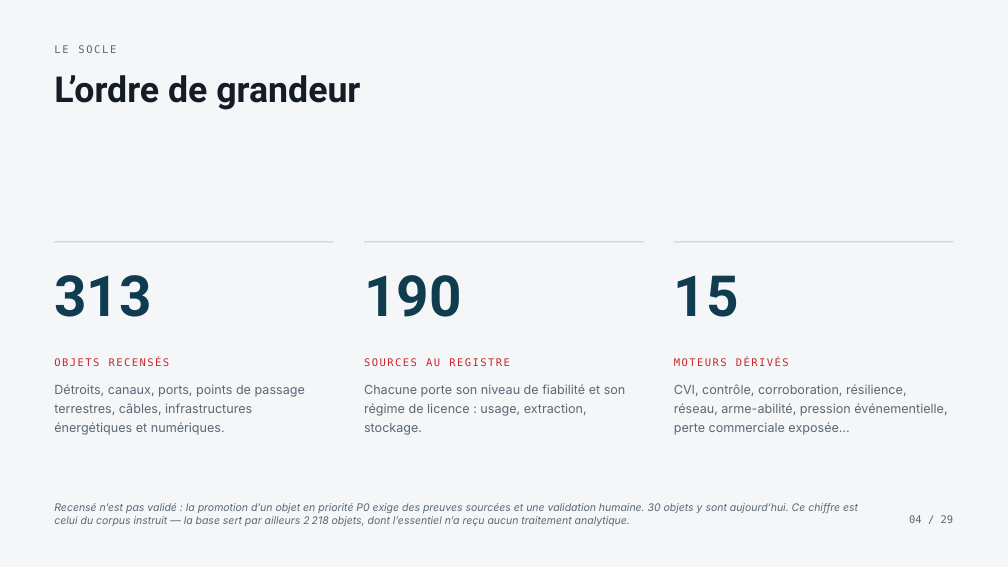
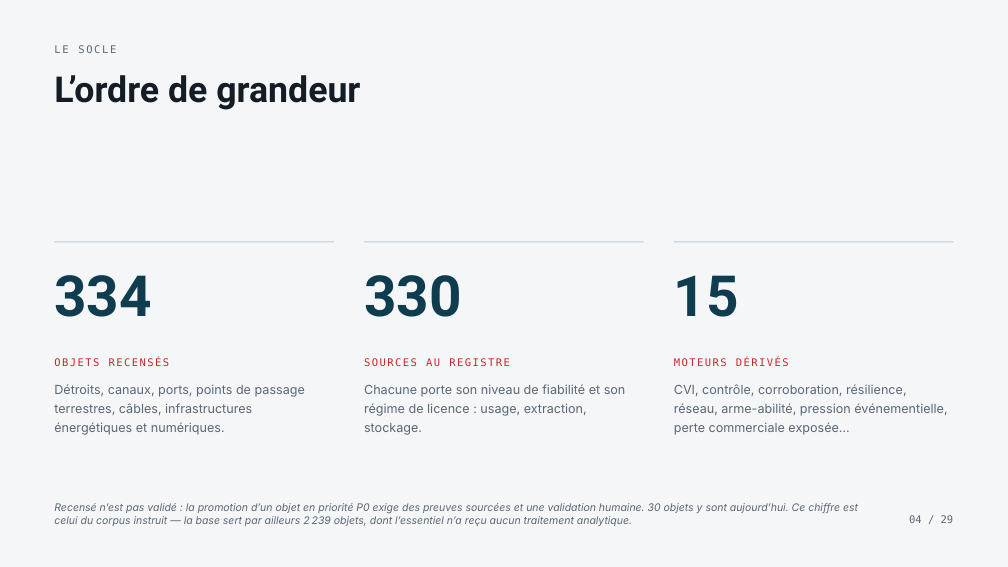
Before and after one commit to s-geffroy/ag-front, a slide deck: slide 4 of presentations/methode/fr/methode.fr.pptx. Drawn at 1008x567 pixels with LibreOffice and Linux fonts; fonts in the diff are those of the drawing. Boxes give left, top, right and bottom in pixels: in the first picture for what was removed or moved away, otherwise in the second. Text is boxed around its words. In the diff, an @@ line names an element or a change of style, - is before the commit and + after.

```diff
--- a/presentations/methode/fr/methode.fr.pptx
+++ b/presentations/methode/fr/methode.fr.pptx
@@ text at (x1=54, y1=275, x2=151, y2=317): text changed @@
-313
+334
@@ text at (x1=364, y1=275, x2=461, y2=317): text changed @@
-190
+330
@@ text at (x1=54, y1=503, x2=858, y2=526): text changed @@
-Recensé n’est pas validé : la promotion d’un objet en priorité P0 exige des preuves sourcées et une validation humaine. 30 objets y sont aujourd’hui. Ce chiffre est celui du corpus instruit — la base sert par ailleurs 2 218 objets, dont l’essentiel n’a reçu aucun traitement analytique.
+Recensé n’est pas validé : la promotion d’un objet en priorité P0 exige des preuves sourcées et une validation humaine. 30 objets y sont aujourd’hui. Ce chiffre est celui du corpus instruit — la base sert par ailleurs 2 239 objets, dont l’essentiel n’a reçu aucun traitement analytique.
```
Also in this commit, not shown: 3 other slides changed, 16 other files.
